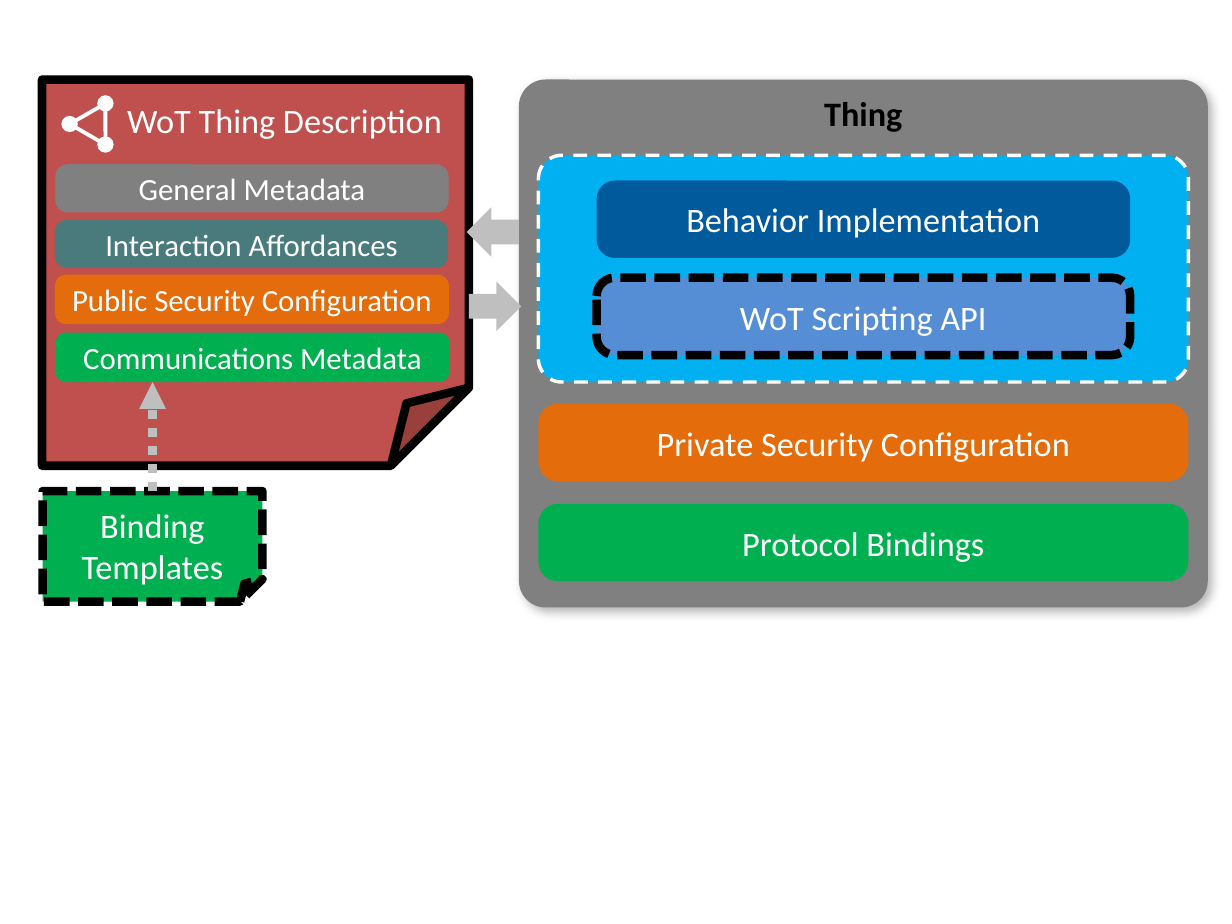
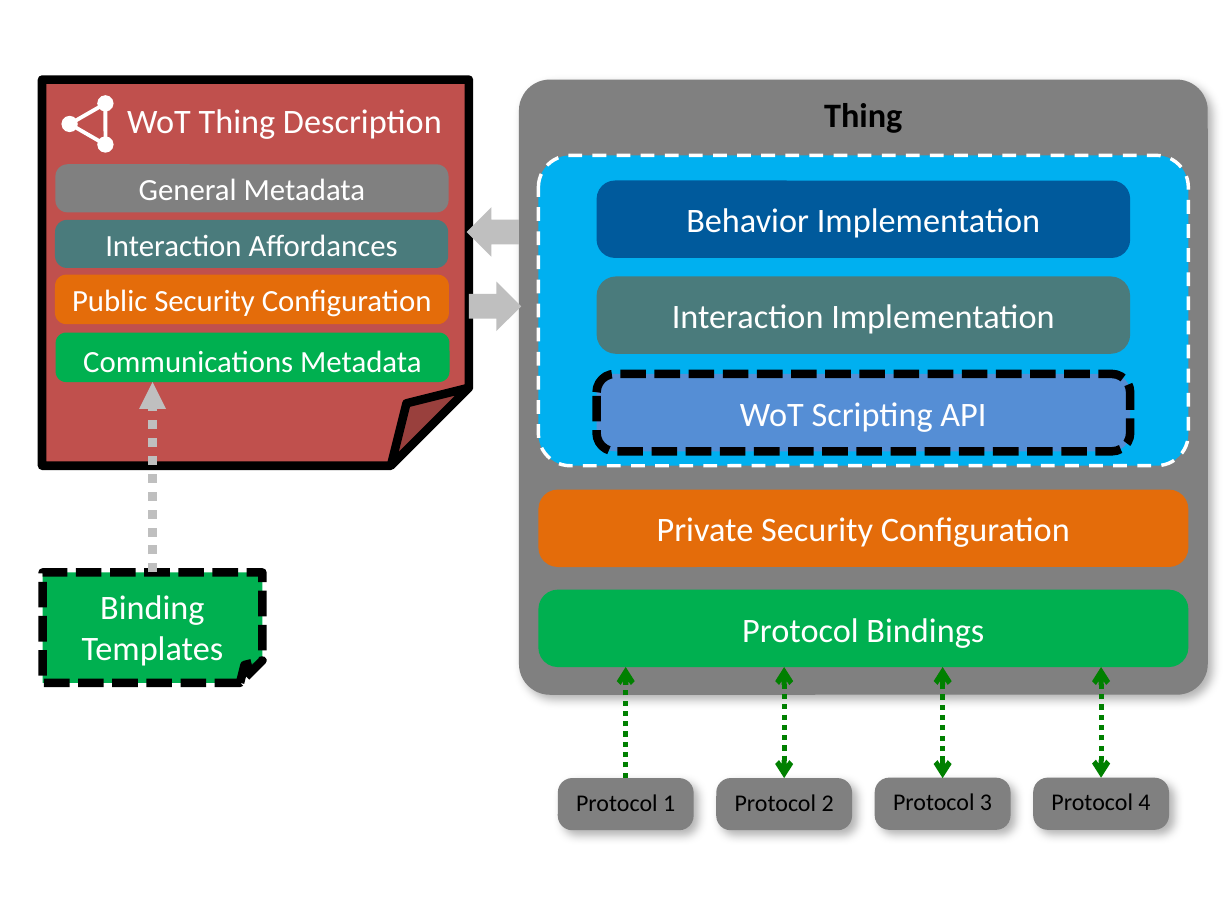
Before and after one commit to w3c/wot-architecture, a slide deck: slide 7 of images/wot-architecture-figures-new2.pptx. Drawn at 1232x924 pixels with LibreOffice and Linux fonts; fonts in the diff are those of the drawing. Boxes give left, top, right and bottom in pixels: in the first picture for what was removed or moved away, otherwise in the second. Text is boxed around its words. In the diff, an @@ line names an element or a change of style, - is before the commit and + after.

```diff
--- a/images/wot-architecture-figures-new2.pptx
+++ b/images/wot-architecture-figures-new2.pptx
@@ rounded rectangle "Thing": place and size @@
-rounded rectangle "Thing" at box(519, 80, 1207, 609)
+rounded rectangle "Thing" at box(519, 80, 1207, 695)
@@ rounded rectangle: place and size @@
-rounded rectangle at box(538, 155, 1189, 382)
+rounded rectangle at box(538, 155, 1189, 466)
@@ rounded rectangle added at box(596, 276, 1130, 354), fill #4A7B7C, 20 pt, text #FFFFFF @@
+Interaction Implementation
@@ rounded rectangle "Communications Metadata" at box(55, 333, 450, 382): vertical alignment middle to top @@
@@ arrow moved from (153, 492) - (153, 382) to (153, 573) - (153, 382) @@
@@ rounded rectangle "WoT Scripting API": place and size @@
-rounded rectangle "WoT Scripting API" at box(596, 277, 1130, 355)
+rounded rectangle "WoT Scripting API" at box(596, 375, 1130, 452)
@@ rounded rectangle "Private Security Configuration": place and size @@
-rounded rectangle "Private Security Configuration" at box(538, 404, 1189, 482)
+rounded rectangle "Private Security Configuration" at box(538, 489, 1189, 567)
@@ folded corner "Binding Templates": place and size @@
-folded corner "Binding Templates" at box(43, 492, 262, 602)
+folded corner "Binding Templates" at box(43, 573, 262, 684)
@@ rounded rectangle "Protocol Bindings": place and size @@
-rounded rectangle "Protocol Bindings" at box(538, 504, 1189, 582)
+rounded rectangle "Protocol Bindings" at box(538, 590, 1189, 668)
@@ group added at box(558, 667, 1169, 830): 4 rounded rectangles, 3 double arrows, 1 arrow @@
+Protocol 2
+Protocol 4
+Protocol 1
+Protocol 3
```
Also in this commit, not shown: 8 other slides changed.
